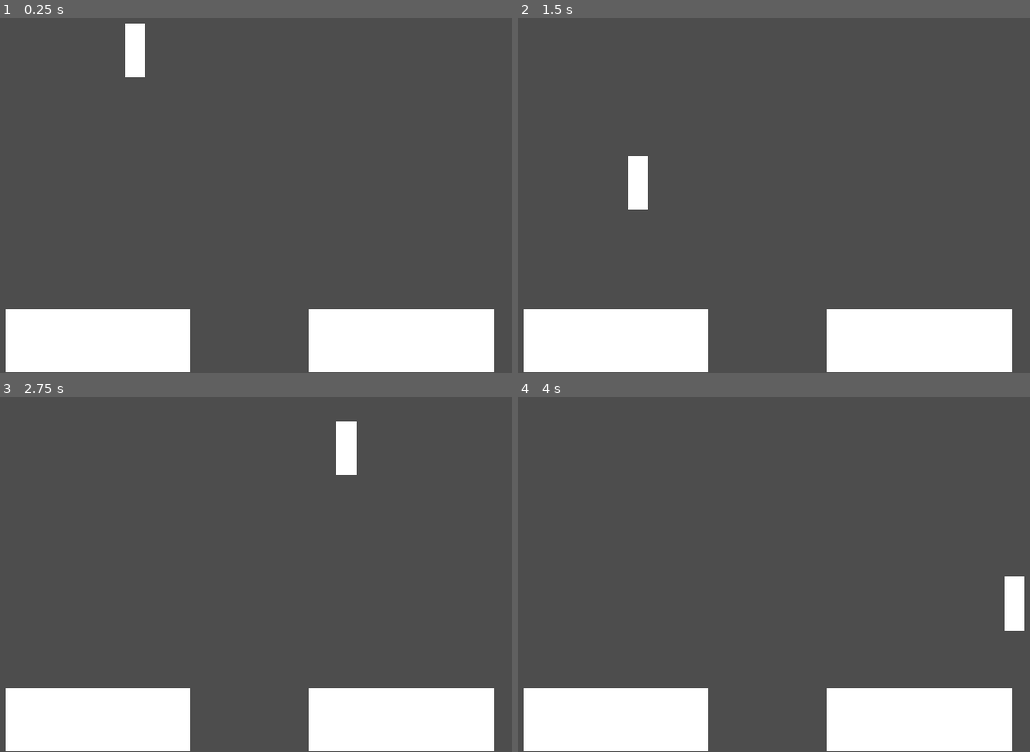
Above: before the commit, frames 1-4 (two rows, left to right).
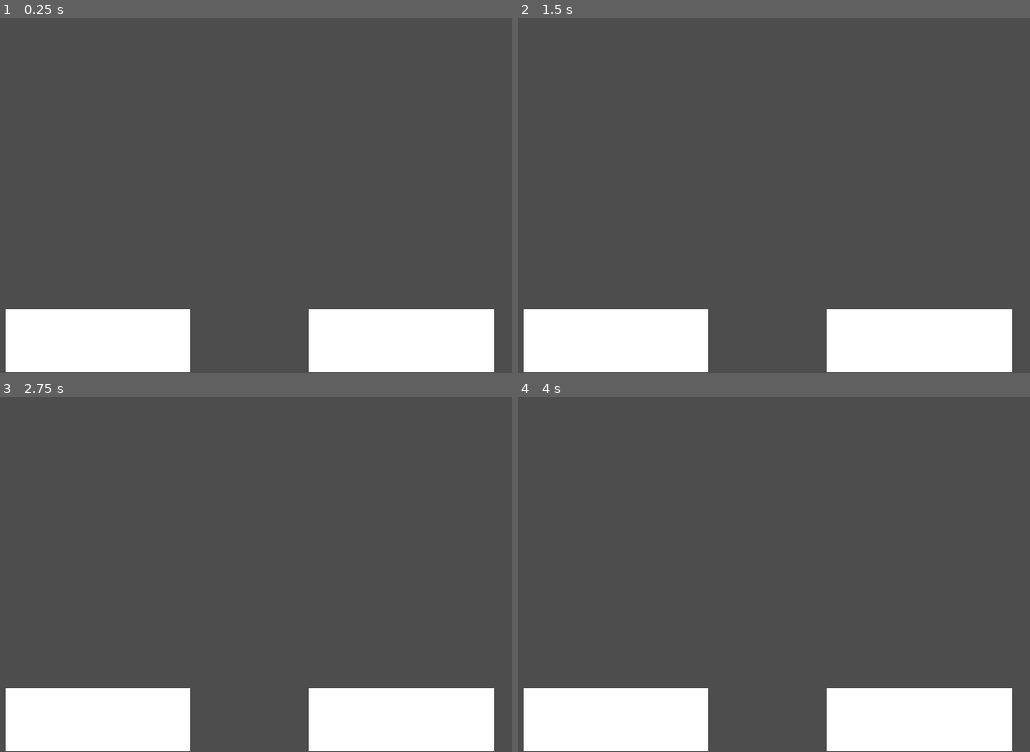
Above: after the commit, the same moments.

Repository: ThePT5/GodotTest
Game: Godot game, scene res://MainGame.tscn
Two runs of this game, one before a commit and one after it. Both use one fixed random seed, a clock stepped at 60 frames per second and the inputs below.
Inputs (mouse positions are in pixels of both pictures, inside the frame that each line leads up to):
- Up to frame 1 (0.25 s): no input
- Up to frame 2 (1.5 s): tap Enter at 0.5 s; move the mouse to (651, 49) at 0.52 s; click (651, 49) at 0.67 s; tap Space at 1.25 s; move the mouse to (640, 181) at 1.27 s; click (640, 181) at 1.42 s
- Up to frame 3 (2.75 s): tap Enter at 2 s; move the mouse to (348, 446) at 2.02 s; click (348, 446) at 2.17 s
- Up to frame 4 (4 s): tap Space at 2.75 s; move the mouse to (753, 624) at 2.77 s; click (753, 624) at 2.92 s; tap Enter at 3.5 s; move the mouse to (1014, 602) at 3.52 s; click (1014, 602) at 3.67 s

The runs differ from the first frame. In frame 1, 0.6% of the frame differs, in the area x 24-29%, y 1-17%; in frame 2, 0.6%; in frame 3, 0.6%, in the area x 65-70%, y 6-22%; in frame 4, 0.6%.

Commit message:
StartSpawner

Diff:
--- a/test/MainGame.tscn
+++ b/test/MainGame.tscn
@@ -1,13 +1,8 @@
 [gd_scene format=3 uid="uid://ka3tftgviqni"]
 
-[ext_resource type="PackedScene" uid="uid://dr8e0x336au2u" path="res://Trash.tscn" id="1_3tbxw"]
 [ext_resource type="PackedScene" uid="uid://3roum3ix5mcc" path="res://Sorter.tscn" id="2_e3m3f"]
 
 [node name="Node2D" type="Node2D" unique_id=1183547318]
-
-[node name="Trash" parent="." unique_id=420845606 instance=ExtResource("1_3tbxw")]
-position = Vector2(367, 153)
-trashType = 1
 
 [node name="Node2D" parent="." unique_id=445860404 instance=ExtResource("2_e3m3f")]
 position = Vector2(169, 537)
--- a/test/spawner.gd
+++ b/test/spawner.gd
@@ -1,13 +1,14 @@
 extends Node2D
 
 var trashList : Array
+var localPos = self.position
 
 # Called when the node enters the scene tree for the first time.
 func _ready() -> void:
 	while true :
 		OS.delay_msec(1000)
 		var trash = preload("res://trash.gd")
-		var nTrash = trash.instance()
+		var nTrash = trash.new()
 		trashList.insert(-1, nTrash)
 
 
